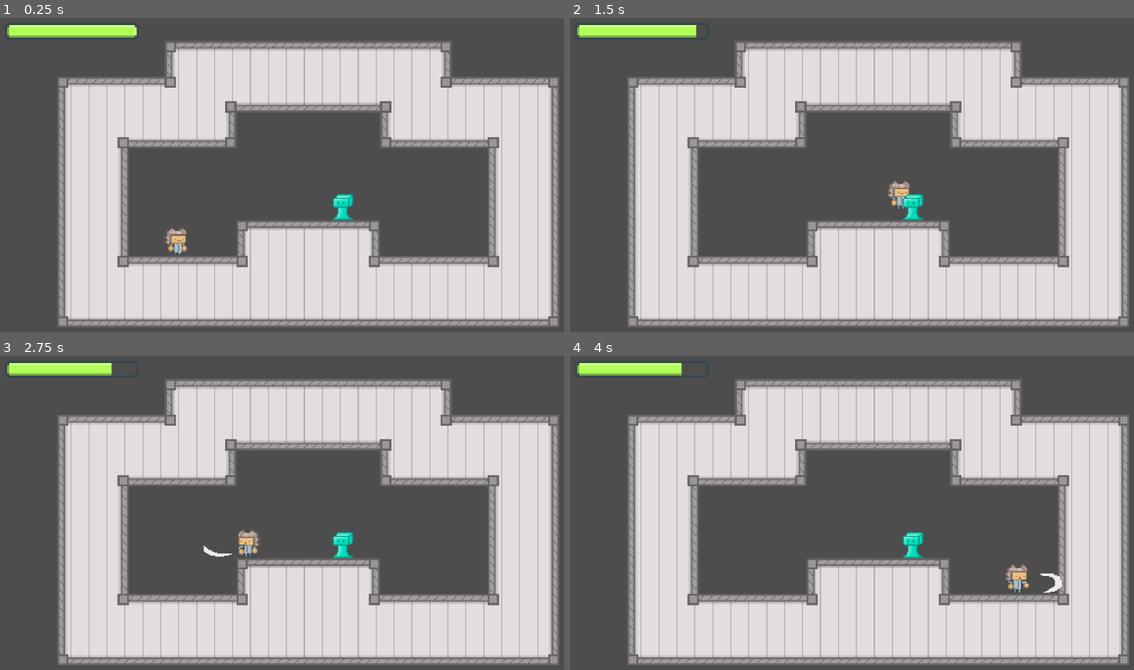
Above: before the commit, frames 1-4 (two rows, left to right).
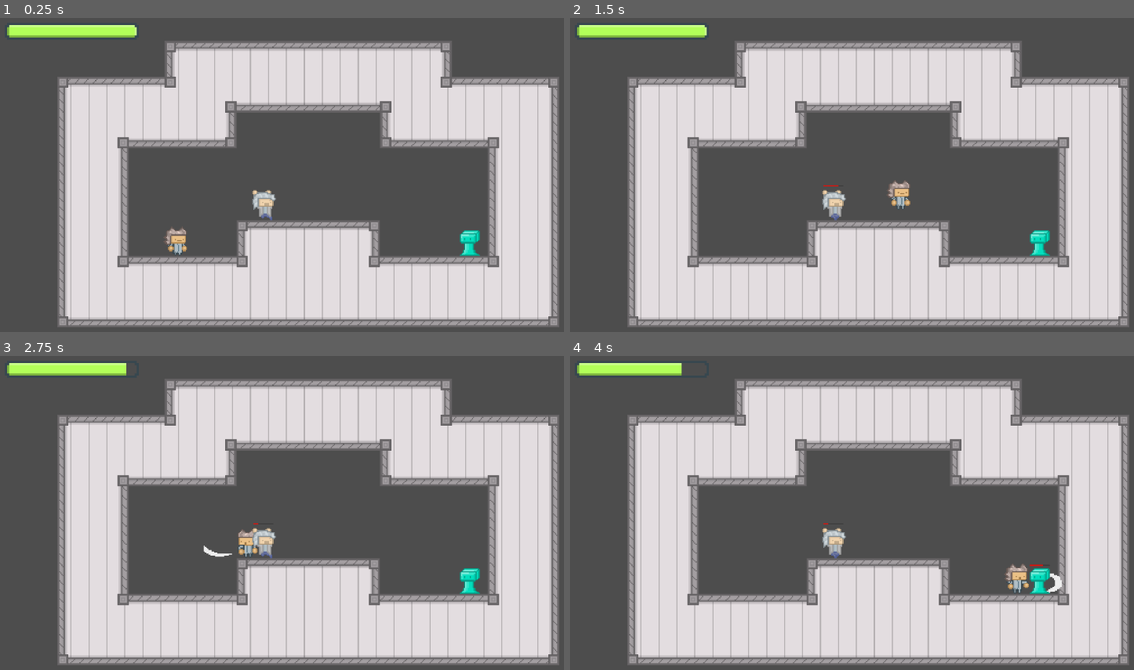
Above: after the commit, the same moments.

Repository: Brian-Magnuson/lab_escape_gd
Game: Godot game, scene res://scenes/level_0.tscn
The game is run twice, just before and just after one commit, with the same random seed, the same clock (stepped at 60 frames per second) and the same inputs.
Inputs (mouse positions are in pixels of both pictures, inside the frame that each line leads up to):
- Up to frame 1 (0.25 s): no input
- Up to frame 2 (1.5 s): move the mouse to (1015, 171) at 0.52 s; press the mouse at (1015, 171) at 0.53 s; hold D (move_right) from 0.53 s (still down); tap Space (jump) at 0.77 s; move the mouse to (750, 206) at 1.27 s; release the mouse at (750, 206) at 1.28 s; click (750, 206) at 1.35 s
- Up to frame 3 (2.75 s): tap Space (jump) at 1.52 s; move the mouse to (372, 450) at 2.02 s; release D (move_right) at 2.03 s; press the mouse at (372, 450) at 2.03 s; hold A (move_left) from 2.03 s (still down)
- Up to frame 4 (4 s): move the mouse to (846, 597) at 2.77 s; release A (move_left) at 2.78 s; release the mouse at (846, 597) at 2.78 s; hold D (move_right) from 2.78 s (still down); click (846, 597) at 2.85 s; tap Space (jump) at 3.02, 3.77 s; move the mouse to (1066, 578) at 3.52 s; press the mouse at (1066, 578) at 3.53 s

The runs differ from the first frame. In frame 1, 0.7% of the frame differs, in the area x 44-86%, y 54-76%; in frame 2, 0.8%; in frame 3, 0.8%, in the area x 19-86%, y 2-76%; in frame 4, 0.8%.

Commit message:
Add researcher enemy scene

Diff:
--- a/scenes/level_0.tscn
+++ b/scenes/level_0.tscn
@@ -6,6 +6,7 @@
 [ext_resource type="PackedScene" uid="uid://dsy4y3i3caelu" path="res://scenes/jelly.tscn" id="3_w75ps"]
 [ext_resource type="Texture2D" uid="uid://w4yl13wfmkrv" path="res://art/ui/HealthBarFrame.png" id="4_avx8r"]
 [ext_resource type="Texture2D" uid="uid://cqdq0lrkmbfl4" path="res://art/ui/HealthBarFill.png" id="5_b6id5"]
+[ext_resource type="PackedScene" uid="uid://b4uvhje4ecrus" path="res://scenes/researcher.tscn" id="7_1rgqp"]
 
 [sub_resource type="TileSetAtlasSource" id="TileSetAtlasSource_iob1g"]
 resource_name = "lab_tiles"
@@ -163,7 +164,7 @@
 position = Vector2(234, 491)
 
 [node name="Jelly" parent="." instance=ExtResource("3_w75ps")]
-position = Vector2(383, 467)
+position = Vector2(496, 499)
 scale = Vector2(-1, 1)
 
 [node name="CanvasLayer" type="CanvasLayer" parent="."]
@@ -181,4 +182,7 @@
 value = 0.5
 show_percentage = false
 
+[node name="Researcher" parent="." instance=ExtResource("7_1rgqp")]
+position = Vector2(312, 467)
+
 [connection signal="health_updated" from="Player" to="." method="_on_player_health_updated"]
--- /dev/null
+++ b/scenes/researcher.gd
@@ -0,0 +1,38 @@
+extends Node2D
+
+@export var health = 40.0
+@export var max_health = 40.0
+@export var damage = 10.0
+
+func _ready() -> void:
+	$Hitbox.set_meta("hit_damage", damage)
+	$AnimatedSprite2D.play("default")
+
+	health = max_health
+	update_health_bar()
+
+func hit(amount: float) -> void:
+	health = clamp(health - amount, 0, max_health)
+	update_health_bar()
+	$IFrameTimer.start()
+	$Hurtbox/CollisionShape2D.disabled = true
+
+	if health == 0.0:
+		queue_free()
+
+func update_health_bar() -> void:
+	$HealthBarAnchor/HealthBar.value = health / max_health
+	if health < max_health:
+		$HealthBarAnchor/HealthBar.visible = true
+	else:
+		$HealthBarAnchor/HealthBar.visible = false
+
+func _on_hurtbox_area_entered(area: Area2D) -> void:
+	if area.is_in_group("player_hitbox"):
+		hit(area.get_meta("hit_damage") as float)
+
+func _on_i_frame_timer_timeout() -> void:
+	$Hurtbox/CollisionShape2D.disabled = false
+	for area in $Hurtbox.get_overlapping_areas():
+		if area.is_in_group("player_hitbox"):
+			hit(area.get_meta("hit_damage") as float)
--- /dev/null
+++ b/scenes/researcher.tscn
@@ -0,0 +1,102 @@
+[gd_scene load_steps=11 format=3 uid="uid://b4uvhje4ecrus"]
+
+[ext_resource type="Script" path="res://scenes/researcher.gd" id="1_sil8i"]
+[ext_resource type="Texture2D" uid="uid://bhkddb0pokwvs" path="res://art/enemies/ResearcherRunning.png" id="2_nv7ao"]
+
+[sub_resource type="AtlasTexture" id="AtlasTexture_1rlyy"]
+atlas = ExtResource("2_nv7ao")
+region = Rect2(0, 0, 24, 32)
+
+[sub_resource type="AtlasTexture" id="AtlasTexture_8c53j"]
+atlas = ExtResource("2_nv7ao")
+region = Rect2(24, 0, 24, 32)
+
+[sub_resource type="AtlasTexture" id="AtlasTexture_nwmag"]
+atlas = ExtResource("2_nv7ao")
+region = Rect2(48, 0, 24, 32)
+
+[sub_resource type="AtlasTexture" id="AtlasTexture_o7x7g"]
+atlas = ExtResource("2_nv7ao")
+region = Rect2(72, 0, 24, 32)
+
+[sub_resource type="SpriteFrames" id="SpriteFrames_442gm"]
+animations = [{
+"frames": [{
+"duration": 1.0,
+"texture": SubResource("AtlasTexture_1rlyy")
+}, {
+"duration": 1.0,
+"texture": SubResource("AtlasTexture_8c53j")
+}, {
+"duration": 1.0,
+"texture": SubResource("AtlasTexture_nwmag")
+}, {
+"duration": 1.0,
+"texture": SubResource("AtlasTexture_o7x7g")
+}],
+"loop": true,
+"name": &"default",
+"speed": 5.0
+}]
+
+[sub_resource type="RectangleShape2D" id="RectangleShape2D_hvjpu"]
+size = Vector2(14, 21)
+
+[sub_resource type="RectangleShape2D" id="RectangleShape2D_67gvd"]
+size = Vector2(14, 21)
+
+[sub_resource type="StyleBoxFlat" id="StyleBoxFlat_kvcwv"]
+bg_color = Color(0.890589, 0.0620723, 0.0367066, 1)
+corner_radius_top_left = 5
+corner_radius_top_right = 5
+corner_radius_bottom_right = 5
+corner_radius_bottom_left = 5
+
+[node name="Researcher" type="Node2D"]
+script = ExtResource("1_sil8i")
+metadata/_edit_group_ = true
+
+[node name="AnimatedSprite2D" type="AnimatedSprite2D" parent="."]
+texture_filter = 1
+sprite_frames = SubResource("SpriteFrames_442gm")
+frame = 2
+frame_progress = 0.918494
+
+[node name="Hitbox" type="Area2D" parent="." groups=["enemy_hitbox"]]
+
+[node name="CollisionShape2D" type="CollisionShape2D" parent="Hitbox"]
+position = Vector2(0, 2.5)
+shape = SubResource("RectangleShape2D_hvjpu")
+debug_color = Color(0, 0.647636, 0.205455, 0.42)
+
+[node name="Hurtbox" type="Area2D" parent="."]
+
+[node name="CollisionShape2D" type="CollisionShape2D" parent="Hurtbox"]
+position = Vector2(0, 2.5)
+shape = SubResource("RectangleShape2D_67gvd")
+debug_color = Color(1, 0.00518643, 0.0615661, 0.42)
+
+[node name="IFrameTimer" type="Timer" parent="."]
+wait_time = 0.25
+
+[node name="HealthBarAnchor" type="Node2D" parent="."]
+top_level = true
+
+[node name="HealthBar" type="ProgressBar" parent="HealthBarAnchor"]
+offset_left = -9.0
+offset_top = -18.0
+offset_right = 111.0
+offset_bottom = -11.0
+scale = Vector2(0.15, 0.15)
+theme_override_styles/fill = SubResource("StyleBoxFlat_kvcwv")
+max_value = 1.0
+value = 0.5
+show_percentage = false
+
+[node name="RemoteTransform2D" type="RemoteTransform2D" parent="."]
+remote_path = NodePath("../HealthBarAnchor")
+update_rotation = false
+update_scale = false
+
+[connection signal="area_entered" from="Hurtbox" to="." method="_on_hurtbox_area_entered"]
+[connection signal="timeout" from="IFrameTimer" to="." method="_on_i_frame_timer_timeout"]
Not shown: 1 places in scenes/level_0.tscn that only renumber resources
